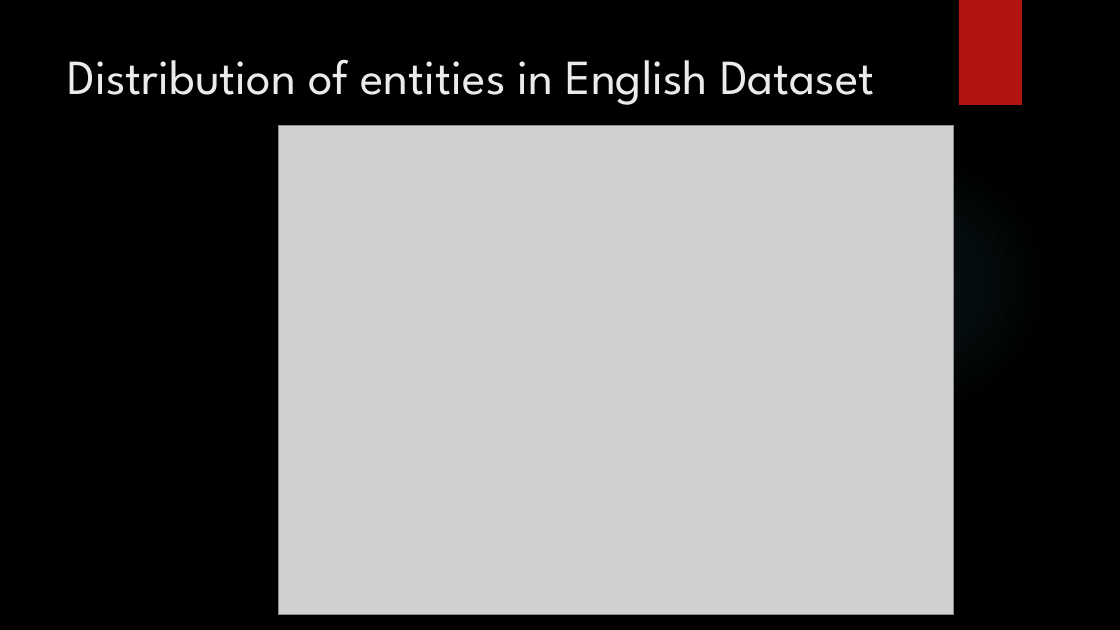
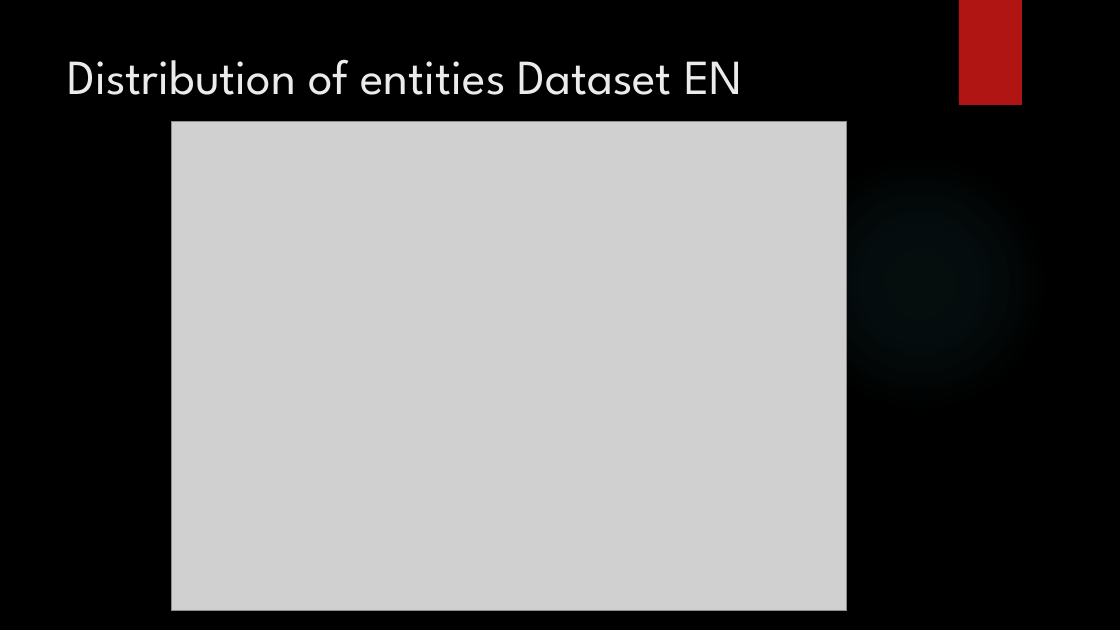
Before and after one commit to Beabir/TaskModule4_MNER, a slide deck: slide 14 of CAS NLP Module 4_jd_bb.pptx. Drawn at 1120x630 pixels with LibreOffice and Linux fonts; fonts in the diff are those of the drawing; grey boxes stand for pictures; background and template pictures are left out. Boxes give left, top, right and bottom in pixels: in the first picture for what was removed or moved away, otherwise in the second. Text is boxed around its words. In the diff, an @@ line names an element or a change of style, - is before the commit and + after.

```diff
--- a/CAS NLP Module 4_jd_bb.pptx
+++ b/CAS NLP Module 4_jd_bb.pptx
@@ title at (68,59,743,95): text changed @@
-Distribution of entities in English Dataset
+Distribution of entities Dataset EN
@@ picture: place and size @@
-picture at (278,126,954,615)
+picture at (171,122,847,611)
```
Also in this commit, not shown: 9 other slides changed, 2 slides added, 1 other file.
